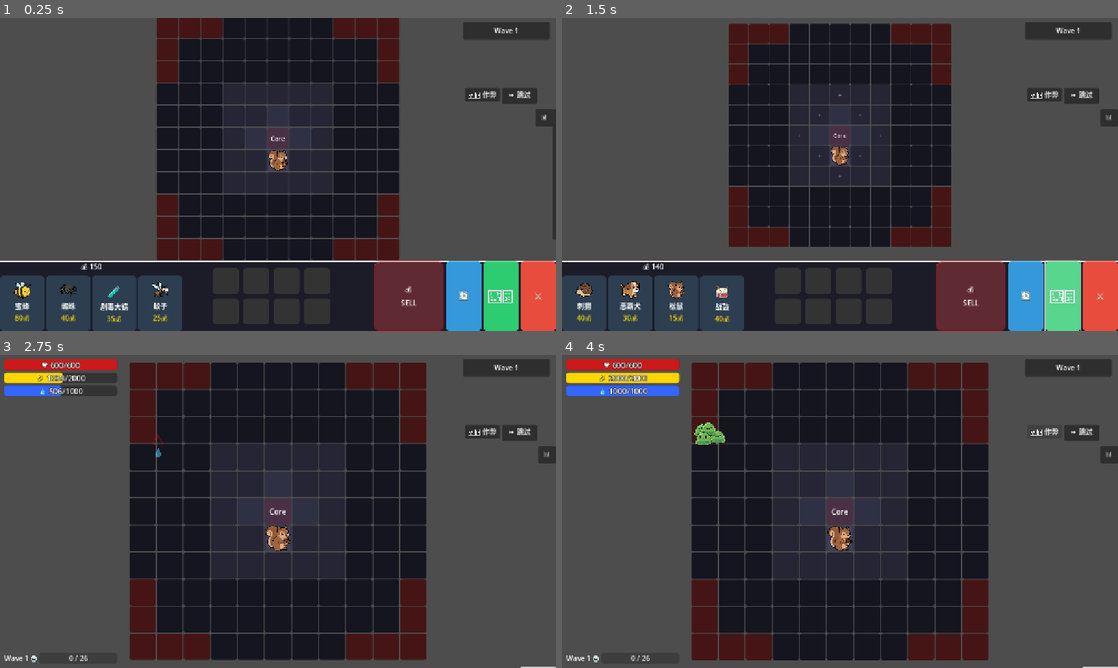
Above: before the commit, frames 1-4 (two rows, left to right).
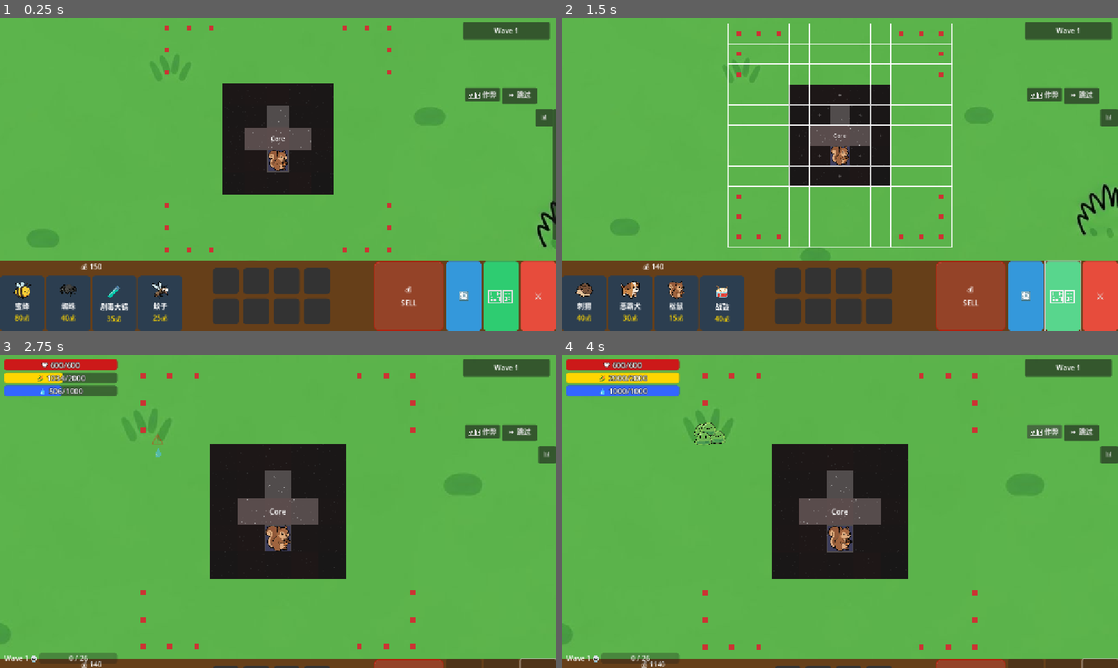
Above: after the commit, the same moments.

Repository: seekerzz/tower-html
Game: Godot game, scene res://src/Scenes/Game/MainGame.tscn
Two runs of this game, one before a commit and one after it. Both use one fixed random seed, a clock stepped at 60 frames per second and the inputs below. The project has no main scene, so this scene is started directly.
Inputs (mouse positions are in pixels of both pictures, inside the frame that each line leads up to):
- Up to frame 1 (0.25 s): no input
- Up to frame 2 (1.5 s): click "🔄" at 0.5 s; click "🏗️" at 1.25 s
- Up to frame 3 (2.75 s): click "⚔️" at 2 s
- Up to frame 4 (4 s): tap Enter at 2.75 s; drag from (706, 376) to (706, 458) at 2.77 s; click "🛠️ 作弊" at 3.5 s

The runs differ from the first frame. In frame 1, 87% of the frame differs, in the area x 0-100%, y 0-100%; in frame 2, 87%; in frame 3, 98%; in frame 4, 97%.

Commit message:
Visual Upgrade: Random Tiles, Spawn Points, Adaptive Backgrounds, and Grid Toggle
- Replaced ColorRect tiles with 5x5 sprite sheets (`tile_sheet.png`, `tile_spawn.png`).
- Implemented random frame selection for tiles and spawn points for visual variety.
- Added grid visibility toggle: grid is now hidden by default and only shown in expansion mode.
- Added adaptive backgrounds for MainGame (`bg_battle.png`) and Shop (`bg_shop.png`).
- MainGame background scales to cover the maximum visible area (adaptive to camera zoom).
- Refactored `Shop.tscn` to include a `SlidingPanel` for better animation support and layered background.
- Fixed legacy code in `Shop.gd` and `Tile.gd`.

Diff:
--- a/src/Scenes/Game/MainGame.tscn
+++ b/src/Scenes/Game/MainGame.tscn
@@ -6,9 +6,17 @@
 [ext_resource type="PackedScene" uid="uid://shop123" path="res://src/Scenes/UI/Shop.tscn" id="4_shop"]
 [ext_resource type="PackedScene" uid="uid://gui123" path="res://src/Scenes/UI/MainGUI.tscn" id="5_gui"]
 [ext_resource type="PackedScene" path="res://src/Scenes/Game/DrawManager.tscn" id="6_draw"]
+[ext_resource type="Texture2D" path="res://assets/images/UI/bg_battle.png" id="7_bg"]
 
 [node name="MainGame" type="Node2D"]
 script = ExtResource("1_main")
+
+[node name="Background" type="TextureRect" parent="."]
+offset_right = 1920.0
+offset_bottom = 1080.0
+texture = ExtResource("7_bg")
+expand_mode = 1
+stretch_mode = 6
 
 [node name="Camera2D" type="Camera2D" parent="."]
 position = Vector2(640, 360)
--- a/src/Scenes/Game/Tile.tscn
+++ b/src/Scenes/Game/Tile.tscn
@@ -8,12 +8,17 @@
 [node name="Tile" type="Node2D"]
 script = ExtResource("1_tile")
 
-[node name="ColorRect" type="ColorRect" parent="."]
-offset_left = -29.0
-offset_top = -29.0
-offset_right = 29.0
-offset_bottom = 29.0
-color = Color(0.188235, 0.188235, 0.270588, 1)
+[node name="BaseSprite" type="Sprite2D" parent="."]
+
+[node name="GridBorder" type="ReferenceRect" parent="."]
+visible = false
+offset_left = -30.0
+offset_top = -30.0
+offset_right = 30.0
+offset_bottom = 30.0
+border_color = Color(1, 1, 1, 0.8)
+border_width = 2.0
+editor_only = false
 
 [node name="Label" type="Label" parent="."]
 anchors_preset = 8
--- a/src/Scenes/UI/Shop.tscn
+++ b/src/Scenes/UI/Shop.tscn
@@ -1,7 +1,8 @@
-[gd_scene load_steps=2 format=3 uid="uid://shop123"]
+[gd_scene load_steps=3 format=3 uid="uid://shop123"]
 
 [ext_resource type="Script" path="res://src/Scripts/UI/Shop.gd" id="1_shop"]
 [ext_resource type="PackedScene" uid="uid://benchui00001" path="res://src/Scenes/UI/Bench.tscn" id="2_bench"]
+[ext_resource type="Texture2D" path="res://assets/images/UI/bg_shop.png" id="3_bg"]
 
 [node name="Shop" type="Control"]
 layout_mode = 3
@@ -14,7 +15,7 @@
 grow_vertical = 0
 script = ExtResource("1_shop")
 
-[node name="Panel" type="Panel" parent="."]
+[node name="SlidingPanel" type="Control" parent="."]
 layout_mode = 1
 anchors_preset = 15
 anchor_right = 1.0
@@ -22,7 +23,18 @@
 grow_horizontal = 2
 grow_vertical = 2
 
-[node name="MainContainer" type="HBoxContainer" parent="Panel"]
+[node name="Background" type="TextureRect" parent="SlidingPanel"]
+layout_mode = 1
+anchors_preset = 15
+anchor_right = 1.0
+anchor_bottom = 1.0
+grow_horizontal = 2
+grow_vertical = 2
+texture = ExtResource("3_bg")
+expand_mode = 1
+stretch_mode = 6
+
+[node name="MainContainer" type="HBoxContainer" parent="SlidingPanel"]
 layout_mode = 1
 anchors_preset = 15
 anchor_right = 1.0
@@ -32,66 +44,66 @@
 theme_override_constants/separation = 10
 alignment = 1
 
-[node name="LeftZone" type="VBoxContainer" parent="Panel/MainContainer"]
+[node name="LeftZone" type="VBoxContainer" parent="SlidingPanel/MainContainer"]
 layout_mode = 2
 size_flags_horizontal = 3
 alignment = 1
 
-[node name="GoldLabel" type="Label" parent="Panel/MainContainer/LeftZone"]
+[node name="GoldLabel" type="Label" parent="SlidingPanel/MainContainer/LeftZone"]
 layout_mode = 2
 text = "💰 0"
 horizontal_alignment = 1
 
-[node name="ShopContainer" type="HBoxContainer" parent="Panel/MainContainer/LeftZone"]
+[node name="ShopContainer" type="HBoxContainer" parent="SlidingPanel/MainContainer/LeftZone"]
 layout_mode = 2
 size_flags_vertical = 3
 alignment = 1
 
-[node name="MiddleZone" type="VBoxContainer" parent="Panel/MainContainer"]
+[node name="MiddleZone" type="VBoxContainer" parent="SlidingPanel/MainContainer"]
 layout_mode = 2
 size_flags_horizontal = 3
 alignment = 1
 
-[node name="BenchContainer" type="CenterContainer" parent="Panel/MainContainer/MiddleZone"]
+[node name="BenchContainer" type="CenterContainer" parent="SlidingPanel/MainContainer/MiddleZone"]
 layout_mode = 2
 size_flags_vertical = 3
 
-[node name="Bench" parent="Panel/MainContainer/MiddleZone/BenchContainer" instance=ExtResource("2_bench")]
+[node name="Bench" parent="SlidingPanel/MainContainer/MiddleZone/BenchContainer" instance=ExtResource("2_bench")]
 layout_mode = 2
 custom_minimum_size = Vector2(300, 130)
 
-[node name="RightZone" type="HBoxContainer" parent="Panel/MainContainer"]
+[node name="RightZone" type="HBoxContainer" parent="SlidingPanel/MainContainer"]
 layout_mode = 2
 size_flags_horizontal = 3
 theme_override_constants/separation = 5
 
-[node name="SellZoneContainer" type="Control" parent="Panel/MainContainer/RightZone"]
+[node name="SellZoneContainer" type="Control" parent="SlidingPanel/MainContainer/RightZone"]
 layout_mode = 2
 size_flags_horizontal = 3
 size_flags_stretch_ratio = 2.0
 
-[node name="RefreshButton" type="Button" parent="Panel/MainContainer/RightZone"]
+[node name="RefreshButton" type="Button" parent="SlidingPanel/MainContainer/RightZone"]
 custom_minimum_size = Vector2(40, 0)
 layout_mode = 2
 size_flags_horizontal = 3
 size_flags_stretch_ratio = 1.0
 text = "🔄"
 
-[node name="ExpandButton" type="Button" parent="Panel/MainContainer/RightZone"]
+[node name="ExpandButton" type="Button" parent="SlidingPanel/MainContainer/RightZone"]
 custom_minimum_size = Vector2(40, 0)
 layout_mode = 2
 size_flags_horizontal = 3
 size_flags_stretch_ratio = 1.0
 text = "🏗️"
 
-[node name="StartWaveButton" type="Button" parent="Panel/MainContainer/RightZone"]
+[node name="StartWaveButton" type="Button" parent="SlidingPanel/MainContainer/RightZone"]
 custom_minimum_size = Vector2(40, 0)
 layout_mode = 2
 size_flags_horizontal = 3
 size_flags_stretch_ratio = 1.0
 text = "⚔️"
 
-[node name="ToggleHandle" type="Button" parent="Panel"]
+[node name="ToggleHandle" type="Button" parent="SlidingPanel"]
 visible = false
 layout_mode = 1
 anchors_preset = 1
@@ -103,5 +115,5 @@
 grow_horizontal = 0
 text = "▼"
 
-[connection signal="pressed" from="Panel/MainContainer/RightZone/StartWaveButton" to="." method="_on_start_wave_button_pressed"]
-[connection signal="pressed" from="Panel/MainContainer/RightZone/RefreshButton" to="." method="_on_refresh_button_pressed"]
+[connection signal="pressed" from="SlidingPanel/MainContainer/RightZone/StartWaveButton" to="." method="_on_start_wave_button_pressed"]
+[connection signal="pressed" from="SlidingPanel/MainContainer/RightZone/RefreshButton" to="." method="_on_refresh_button_pressed"]
--- a/src/Scripts/GridManager.gd
+++ b/src/Scripts/GridManager.gd
@@ -88,8 +88,8 @@
 
 	if GameManager.has_signal("wave_started"):
 		GameManager.wave_started.connect(func():
-			expansion_mode = false
-			clear_ghosts()
+			if expansion_mode:
+				toggle_expansion_mode() # Properly close expansion mode
 		)
 
 func create_initial_grid():
@@ -172,6 +172,10 @@
 	tile.setup(x, y, type)
 	# Explicitly call set_state to ensure visuals are updated
 	tile.set_state(state)
+
+	# Ensure grid default is hidden
+	if tile.has_method("set_grid_visible"):
+		tile.set_grid_visible(false)
 
 	tile.position = Vector2(x * TILE_SIZE, y * TILE_SIZE)
 	add_child(tile)
@@ -622,6 +626,13 @@
 
 func toggle_expansion_mode():
 	expansion_mode = !expansion_mode
+
+	# Update Grid Visibility
+	for key in tiles:
+		var tile = tiles[key]
+		if tile.has_method("set_grid_visible"):
+			tile.set_grid_visible(expansion_mode)
+
 	if expansion_mode:
 		spawn_expansion_ghosts()
 	else:
--- a/src/Scripts/MainGame.gd
+++ b/src/Scripts/MainGame.gd
@@ -6,6 +6,7 @@
 @onready var bench_ui = find_child("Bench", true, false)
 @onready var main_gui = $CanvasLayer/MainGUI
 @onready var camera = $Camera2D
+@onready var background = $Background
 
 # Bench
 var bench: Array = [] # Array of Dictionary (Unit Data) or null
@@ -40,6 +41,43 @@
 	grid_manager.place_unit("squirrel", 0, 1) # Starting unit
 	update_bench_ui() # Ensure UI is initialized
 
+	# Initial background update
+	get_tree().root.size_changed.connect(_on_viewport_size_changed)
+
+func _on_viewport_size_changed():
+	_update_background_size()
+
+func _update_background_size():
+	if !background or !camera: return
+
+	# Determine the minimum expected zoom (maximum field of view)
+	# This usually corresponds to the zoom when the shop is open or when fitting the board on a large screen
+
+	var map_width = Constants.MAP_WIDTH * Constants.TILE_SIZE
+	var map_height = Constants.MAP_HEIGHT * Constants.TILE_SIZE
+	var viewport_size = get_viewport_rect().size
+
+	# Calculate what the zoom WOULD be if we fit the whole board
+	var zoom_x = viewport_size.x / (map_width * 1.05)
+	var zoom_y = viewport_size.y / (map_height * 1.05)
+	var min_zoom_val = min(zoom_x, zoom_y)
+
+	# Or use the current target zoom if it's smaller (seeing more area)
+	# But we want to ensure background COVERS the area regardless of current zoom
+	# So we need to cover the Visible World Size at the smallest possible zoom.
+	# Let's say the smallest allowed zoom is 0.5 (from _adjust_zoom clamp)
+	var worst_case_zoom = 0.5
+
+	# Calculate visible world size at worst case zoom
+	var visible_w = viewport_size.x / worst_case_zoom
+	var visible_h = viewport_size.y / worst_case_zoom
+
+	background.size = Vector2(visible_w, visible_h)
+
+	# Center the background on the grid/camera center
+	# Since background is a TextureRect, position is top-left
+	background.position = grid_manager.position - (background.size / 2)
+
 func _unhandled_input(event):
 	if event is InputEventMouseMotion:
 		if event.button_mask == MOUSE_BUTTON_MASK_RIGHT:
@@ -61,6 +99,7 @@
 
 	zoom_tween = create_tween()
 	zoom_tween.tween_property(camera, "zoom", zoom_target, 0.2).set_trans(Tween.TRANS_SINE).set_ease(Tween.EASE_OUT)
+	_update_background_size()
 
 func zoom_to_fit_board():
 	# Shop Closed (Combat)
@@ -88,6 +127,8 @@
 	zoom_tween.set_parallel(true)
 	zoom_tween.tween_property(camera, "zoom", target_zoom, 0.8).set_trans(Tween.TRANS_CUBIC).set_ease(Tween.EASE_OUT)
 	zoom_tween.tween_property(camera, "position", target_pos, 0.8).set_trans(Tween.TRANS_CUBIC).set_ease(Tween.EASE_OUT)
+
+	_update_background_size()
 
 func zoom_to_shop_open():
 	# Shop Open (Planning)
@@ -140,6 +181,8 @@
 	zoom_tween.set_parallel(true)
 	zoom_tween.tween_property(camera, "zoom", target_zoom, 0.8).set_trans(Tween.TRANS_CUBIC).set_ease(Tween.EASE_OUT)
 	zoom_tween.tween_property(camera, "position", target_pos, 0.8).set_trans(Tween.TRANS_CUBIC).set_ease(Tween.EASE_OUT)
+
+	_update_background_size()
 
 func _on_wave_started():
 	zoom_to_fit_board()
--- a/src/Scripts/Tile.gd
+++ b/src/Scripts/Tile.gd
@@ -7,29 +7,29 @@
 var unit = null
 var occupied_by: Vector2i
 
+# Random frame index for visual variation
+var random_frame_index: int = 0
+
 signal tile_clicked(tile)
 
 const DROP_HANDLER_SCRIPT = preload("res://src/Scripts/UI/TileDropHandler.gd")
+const TEXTURE_SHEET = preload("res://assets/images/UI/tile_sheet.png")
+const TEXTURE_SPAWN = preload("res://assets/images/UI/tile_spawn.png")
+
+func _init():
+	random_frame_index = randi() % 25
+
+func _ready():
+	# Redundant but safe if _init didn't catch randomness (e.g. seed set later)
+	# But generally _init is fine.
+	pass
 
 func setup(grid_x: int, grid_y: int, tile_type: String = "normal"):
 	x = grid_x
 	y = grid_y
 	type = tile_type
 
-	if has_node("ColorRect") and !has_node("VisualPanel"):
-		var cr = $ColorRect
-		var panel = Panel.new()
-		panel.name = "VisualPanel"
-		panel.size = cr.size
-		panel.position = cr.position
-		panel.mouse_filter = Control.MOUSE_FILTER_IGNORE
-
-		var style = StyleMaker.get_flat_style(cr.color, 4)
-		panel.add_theme_stylebox_override("panel", style)
-
-		add_child(panel)
-		move_child(panel, cr.get_index())
-		cr.visible = false
+	# Remove legacy ColorRect/VisualPanel logic
 
 	update_visuals()
 
@@ -44,57 +44,49 @@
 	update_visuals()
 
 func update_visuals():
-	# Default base color based on state
-	var base_color = Constants.COLORS.grid
-
-	if state == "unlocked":
-		base_color = Constants.COLORS.unlocked
-	elif state == "locked_inner":
-		base_color = Constants.COLORS.locked_inner
-		# Debug color for visibility if needed, but using Constants is safer for style
-		# base_color = Color.DARK_GRAY
-	elif state == "locked_outer":
-		base_color = Constants.COLORS.locked_outer
-		# base_color = Color.BLACK
-	elif state == "spawn":
-		base_color = Constants.COLORS.spawn_point
+	var sprite = $BaseSprite
 
 	if type == "core":
-		base_color = Constants.COLORS.core
+		# Keep basic color/label for core? Or use specific texture?
+		# The prompt didn't specify Core visual changes, but let's assume it acts like unlocked but labeled
 		if has_node("Label"):
 			$Label.text = "Core"
 	else:
 		if has_node("Label"):
 			$Label.text = ""
 
-	if has_node("VisualPanel"):
-		var panel = $VisualPanel
-		var style = panel.get_theme_stylebox("panel")
-		if style:
-			create_tween().tween_property(style, "bg_color", base_color, 0.2)
-	elif has_node("ColorRect"):
-		create_tween().tween_property($ColorRect, "color", base_color, 0.2)
+	sprite.visible = true
+	sprite.modulate = Color(1, 1, 1, 1) # Reset modulate
+	sprite.hframes = 5
+	sprite.vframes = 5
+
+	if state == "unlocked":
+		sprite.texture = TEXTURE_SHEET
+		sprite.frame = random_frame_index
+	elif state == "spawn":
+		sprite.texture = TEXTURE_SPAWN
+		# The prompt says: "设置 frame = random_frame_index (或者生成一个新的随机数，确保出生点也有变化)"
+		sprite.frame = random_frame_index
+	elif state == "locked_inner":
+		sprite.texture = TEXTURE_SHEET
+		sprite.frame = random_frame_index
+		sprite.modulate = Color(0.3, 0.3, 0.3, 1) # Darken
+	elif state == "locked_outer":
+		# Hide or darken significantly
+		sprite.visible = false
+	else:
+		sprite.visible = false
+
+func set_grid_visible(active: bool):
+	if has_node("GridBorder"):
+		$GridBorder.visible = active
 
 func set_highlight(active: bool):
-	var target = null
-	var current_color = Color.BLACK
-	var property = ""
-
-	if has_node("VisualPanel"):
-		target = $VisualPanel.get_theme_stylebox("panel")
-		current_color = target.bg_color
-		property = "bg_color"
-	elif has_node("ColorRect"):
-		target = $ColorRect
-		current_color = target.color
-		property = "color"
-
-	if !target: return
-
+	var sprite = $BaseSprite
 	if active:
-		create_tween().tween_property(target, property, current_color.lightened(0.2), 0.1)
+		sprite.modulate = Color(1.2, 1.2, 1.2, 1) # Brighten
 	else:
-		update_visuals()
+		update_visuals() # Reset to normal state visuals
 
 func _on_area_2d_input_event(viewport, event, shape_idx):
 	if event is InputEventMouseButton and event.pressed and event.button_index == MOUSE_BUTTON_LEFT:
--- a/src/Scripts/UI/Shop.gd
+++ b/src/Scripts/UI/Shop.gd
@@ -6,17 +6,15 @@
 const SHOP_SIZE = 4
 
 # Node References
-# Updated references based on new layout
-@onready var shop_container = $Panel/MainContainer/LeftZone/ShopContainer
-@onready var refresh_btn = $Panel/MainContainer/RightZone/RefreshButton
-@onready var expand_btn = $Panel/MainContainer/RightZone/ExpandButton
-@onready var start_wave_btn = $Panel/MainContainer/RightZone/StartWaveButton
-@onready var sell_zone_container = $Panel/MainContainer/RightZone/SellZoneContainer
-# These are removed from scene, checking if we can just remove them or if we need to keep vars as null safe
-# @onready var global_preview = $Panel/MainContainer/Zone3/GlobalPreview # REMOVED
-# @onready var current_details = $Panel/MainContainer/Zone3/CurrentDetails # REMOVED
-@onready var gold_label = $Panel/MainContainer/LeftZone/GoldLabel
-@onready var toggle_handle = $Panel/ToggleHandle
+# Updated references based on new layout with SlidingPanel
+@onready var sliding_panel = $SlidingPanel
+@onready var shop_container = $SlidingPanel/MainContainer/LeftZone/ShopContainer
+@onready var refresh_btn = $SlidingPanel/MainContainer/RightZone/RefreshButton
+@onready var expand_btn = $SlidingPanel/MainContainer/RightZone/ExpandButton
+@onready var start_wave_btn = $SlidingPanel/MainContainer/RightZone/StartWaveButton
+@onready var sell_zone_container = $SlidingPanel/MainContainer/RightZone/SellZoneContainer
+@onready var gold_label = $SlidingPanel/MainContainer/LeftZone/GoldLabel
+@onready var toggle_handle = $SlidingPanel/ToggleHandle
 
 var sell_zone = null
 var is_collapsed: bool = false
@@ -33,7 +31,6 @@
 
 	refresh_shop(true)
 	update_ui()
-	# update_wave_info() # Removed functionality
 
 	expand_btn.pressed.connect(_on_expand_button_pressed)
 
@@ -44,7 +41,8 @@
 	_apply_styles()
 
 func _setup_collapse_handle():
-	panel_initial_y = $Panel.position.y
+	# Animate the SlidingPanel's position instead of Shop position
+	panel_initial_y = sliding_panel.position.y
 
 	# ToggleHandle is now in Tscn, just connect signal
 	if toggle_handle:
@@ -63,10 +61,10 @@
 	if toggle_handle: toggle_handle.text = "▲"
 
 	var tween = create_tween()
-	# Move panel down so only handle is visible at bottom
-	# Since handle is hidden/invisible, we might not see anything. But logic is preserved as requested.
-	var target_y = panel_initial_y + $Panel.size.y
-	tween.tween_property($Panel, "position:y", target_y, 0.5).set_trans(Tween.TRANS_SINE).set_ease(Tween.EASE_OUT)
+	# Collapse by moving the SlidingPanel down
+	# Size is ~160. Move down by 140.
+	var target_y = panel_initial_y + 140
+	tween.tween_property(sliding_panel, "position:y", target_y, 0.5).set_trans(Tween.TRANS_SINE).set_ease(Tween.EASE_OUT)
 
 func expand_shop():
 	if !is_collapsed: return
@@ -74,17 +72,9 @@
 	if toggle_handle: toggle_handle.text = "▼"
 
 	var tween = create_tween()
-	tween.tween_property($Panel, "position:y", panel_initial_y, 0.5).set_trans(Tween.TRANS_SINE).set_ease(Tween.EASE_OUT)
+	tween.tween_property(sliding_panel, "position:y", panel_initial_y, 0.5).set_trans(Tween.TRANS_SINE).set_ease(Tween.EASE_OUT)
 
 func _apply_styles():
-	# Style Panel
-	var panel = $Panel
-	var panel_style = StyleBoxFlat.new()
-	panel_style.bg_color = Color(0.1, 0.1, 0.15, 0.95)
-	panel_style.border_width_top = 2
-	panel_style.border_color = Color("#ffffff")
-	panel.add_theme_stylebox_override("panel", panel_style)
-
 	# Style Buttons
 	apply_button_style(refresh_btn, Color("#3498db")) # Blue
 	apply_button_style(expand_btn, Color("#2ecc71")) # Green
@@ -146,9 +136,6 @@
 func update_ui():
 	if gold_label:
 		gold_label.text = "💰 %d" % GameManager.gold
-	# update_wave_info() # REMOVED
-
-# Removed update_wave_info, get_wave_type, get_wave_icon as they were used for GlobalPreview/CurrentDetails
 
 func refresh_shop(force: bool = false):
 	if !force and GameManager.gold < 10: return
Not shown: 1 places in src/Scenes/Game/MainGame.tscn that only renumber resources
